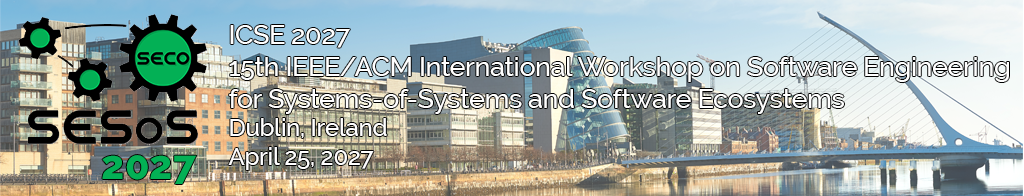
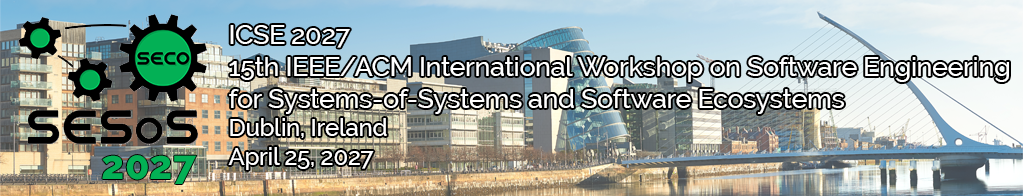
Two versions of the same layered image (1024×196). Layer-by-layer changes:
pixels changed over [226, 23, 1011, 172] (layer not identified)